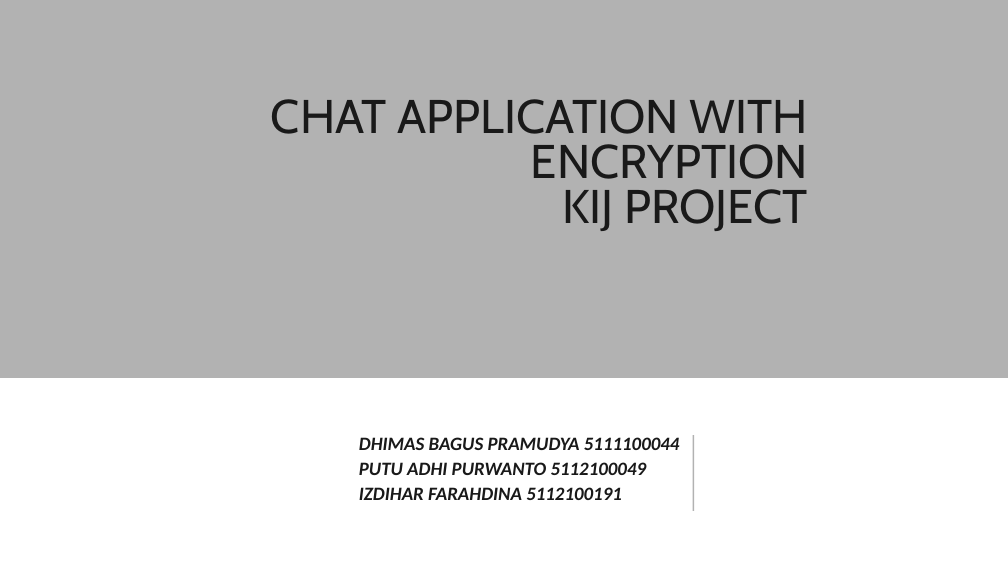
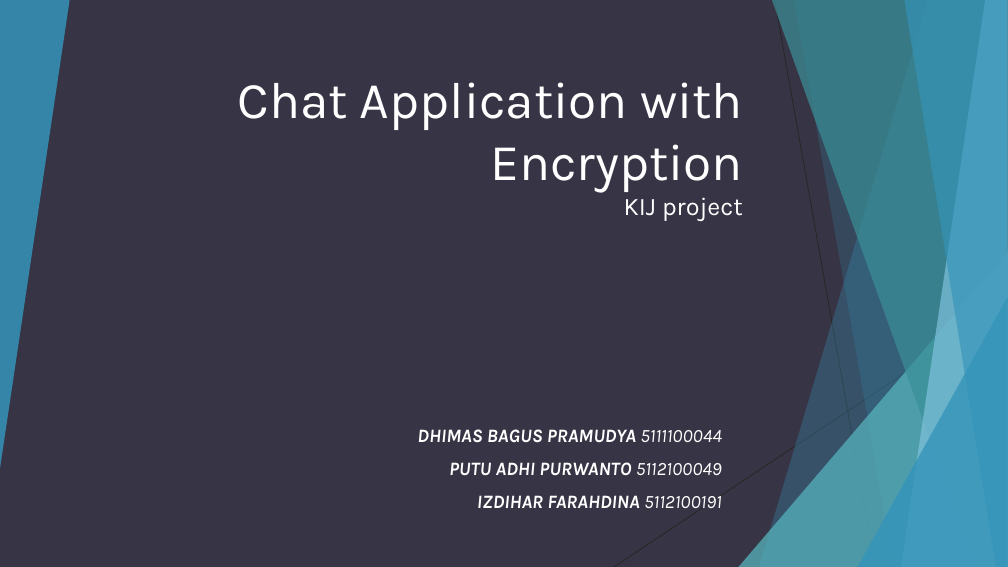
Before and after one commit to adhipoer/Chat, a slide deck: slide 1 of Chat Application with Encryption.ppt. Drawn at 1008x567 pixels with LibreOffice and Linux fonts; fonts in the diff are those of the drawing. Boxes give left, top, right and bottom in pixels: in the first picture for what was removed or moved away, otherwise in the second. Text is boxed around its words. In the diff, an @@ line names an element or a change of style, - is before the commit and + after.

```diff
--- a/Chat Application with Encryption.ppt
+++ b/Chat Application with Encryption.ppt
@@ background #FFFFFF to #373545 @@
@@ rectangle removed at [0,0,1007,378] @@
@@ group added at [0,0,1007,567]: 5 freeform shapes, 3 triangles, 2 lines @@
@@ title "Chat Application with Encryption KIJ ..." at [238,82,743,221]: vertical alignment middle to bottom @@
@@ title at [238,82,743,221]: text changed; size 45 to 49 pt; font Cabin to Karla; text colour #191919 to #FFFFFF @@
-CHAT APPLICATION WITH ENCRYPTION
-KIJ PROJECT
+Chat Application with Encryption
+KIJ project
@@ subtitle "DHIMAS BAGUS PRAMUDYA 5111100044" at [417,429,722,508]: font Calibri to Karla, text colour #191919 to #FFFFFF; bold off in "5111100044", "5112100049", "5112100191"; alignment left to right; more space between paragraphs; vertical alignment middle to top @@
@@ line removed from (693, 511) to (693, 435) @@
```
Also in this commit, not shown: 4 other slides changed, 4 slides added.
